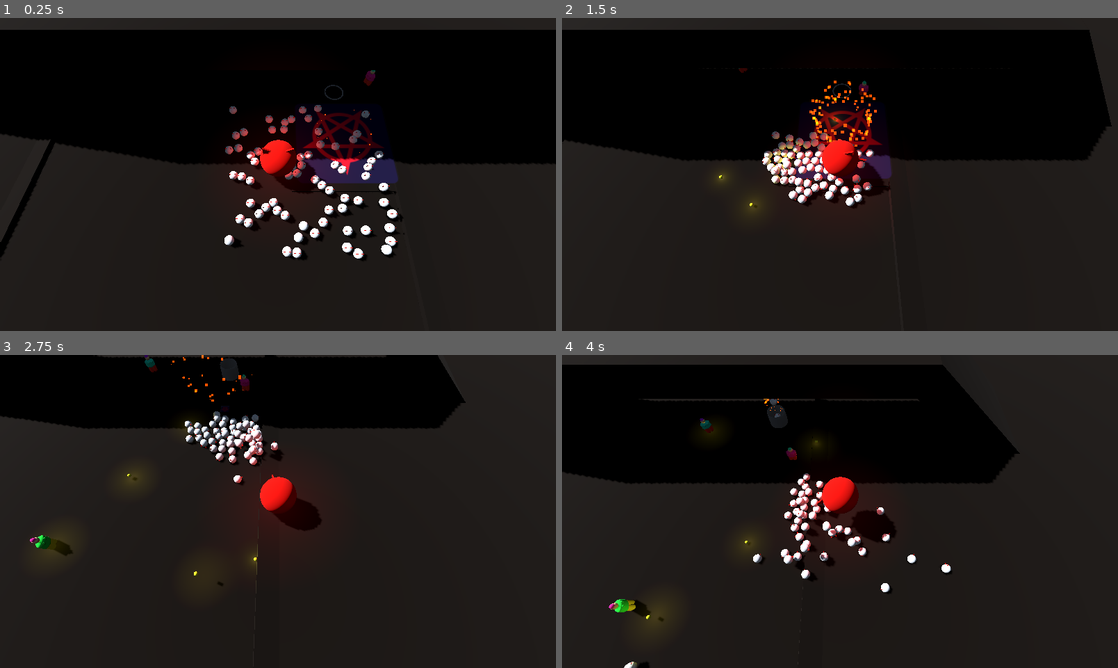
Above: before the commit, frames 1-4 (two rows, left to right).
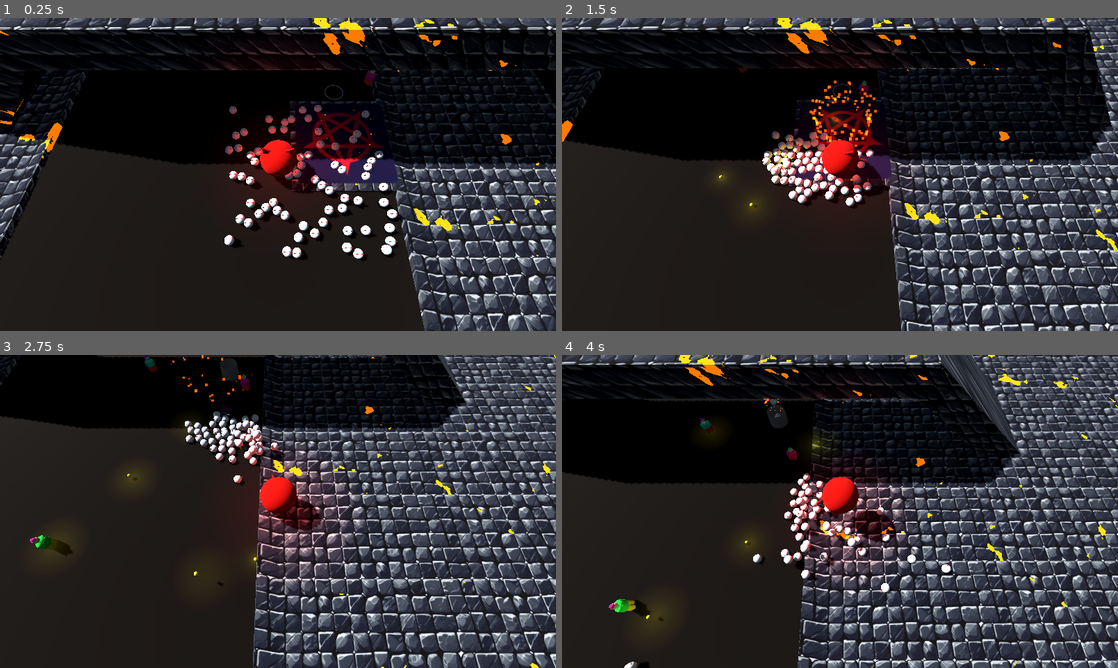
Above: after the commit, the same moments.

Repository: vorezprut/SummoningBalls
Game: Godot game, scene res://main.tscn
Same seed, same stepped clock (60 frames per second), same inputs: the game is played once before the commit and once after it.
Inputs (mouse positions are in pixels of both pictures, inside the frame that each line leads up to):
- Up to frame 1 (0.25 s): no input
- Up to frame 2 (1.5 s): move the mouse to (962, 158) at 0.52 s; press the mouse at (962, 158) at 0.53 s; hold D (right) 0.53-1.28 s; move the mouse to (728, 190) at 1.27 s; release the mouse at (728, 190) at 1.28 s; hold S (down) from 1.28 s (still down); click (728, 190) at 1.35 s
- Up to frame 3 (2.75 s): move the mouse to (333, 442) at 2.02 s; release S (down) at 2.03 s; press the mouse at (333, 442) at 2.03 s; hold D (right) from 2.03 s (still down)
- Up to frame 4 (4 s): move the mouse to (812, 574) at 2.77 s; release D (right) at 2.78 s; release the mouse at (812, 574) at 2.78 s; hold W (up) 2.78-3.53 s; click (812, 574) at 2.85 s; move the mouse to (1006, 558) at 3.52 s; press the mouse at (1006, 558) at 3.53 s; hold A (left) from 3.53 s (still down)

The runs differ from the first frame. In frame 1, 21% of the frame differs, in the area x 0-100%, y 0-100%; in frame 2, 26%; in frame 3, 38%; in frame 4, 38%.

Commit message:
wer

Diff:
--- /dev/null
+++ b/block.tres
@@ -0,0 +1,211 @@
+[gd_resource type="VisualShader" load_steps=21 format=3 uid="uid://cye00hkrlngdm"]
+
+[ext_resource type="Texture2D" uid="uid://bm7l6knp375k1" path="res://brick texture 3.png" id="1_qn6dp"]
+
+[sub_resource type="VisualShaderNodeTexture" id="VisualShaderNodeTexture_vxvve"]
+texture = ExtResource("1_qn6dp")
+
+[sub_resource type="VisualShaderNodeVectorDecompose" id="VisualShaderNodeVectorDecompose_mb08j"]
+
+[sub_resource type="VisualShaderNodeVectorCompose" id="VisualShaderNodeVectorCompose_h5o61"]
+op_type = 0
+
+[sub_resource type="VisualShaderNodeVectorOp" id="VisualShaderNodeVectorOp_n2k3y"]
+default_input_values = [0, Vector3(0, 0, 0), 1, Vector3(20, 20, 20)]
+operator = 3
+
+[sub_resource type="VisualShaderNodeFloatOp" id="VisualShaderNodeFloatOp_534ow"]
+
+[sub_resource type="VisualShaderNodeFloatOp" id="VisualShaderNodeFloatOp_hii43"]
+
+[sub_resource type="VisualShaderNodeVectorOp" id="VisualShaderNodeVectorOp_p762n"]
+default_input_values = [0, Vector2(0, 0), 1, Vector2(0.1, 0.1)]
+op_type = 0
+operator = 2
+
+[sub_resource type="VisualShaderNodeStep" id="VisualShaderNodeStep_s6su0"]
+output_port_for_preview = 0
+default_input_values = [0, 0.75, 1, Quaternion(0, 0, 0, 0)]
+op_type = 6
+
+[sub_resource type="VisualShaderNodeVectorOp" id="VisualShaderNodeVectorOp_l73my"]
+default_input_values = [0, Quaternion(0, 0, 0, 0), 1, Quaternion(0, 0, 0, 0)]
+op_type = 2
+operator = 2
+
+[sub_resource type="VisualShaderNodeVectorOp" id="VisualShaderNodeVectorOp_kpbad"]
+default_input_values = [0, Vector2(0, 0), 1, Vector2(1, 2)]
+op_type = 0
+operator = 2
+
+[sub_resource type="FastNoiseLite" id="FastNoiseLite_hthpl"]
+noise_type = 2
+seed = 55
+frequency = 0.0359
+
+[sub_resource type="NoiseTexture2D" id="NoiseTexture2D_rv6gb"]
+width = 1024
+height = 1024
+seamless = true
+noise = SubResource("FastNoiseLite_hthpl")
+
+[sub_resource type="VisualShaderNodeTexture" id="VisualShaderNodeTexture_0srpy"]
+texture = SubResource("NoiseTexture2D_rv6gb")
+
+[sub_resource type="VisualShaderNodeExpression" id="VisualShaderNodeExpression_fpera"]
+size = Vector2(500, 360)
+expression = "if (i.r == 1.0) o = c * i;
+else o = brick;"
+
+[sub_resource type="VisualShaderNodeColorConstant" id="VisualShaderNodeColorConstant_m07xm"]
+constant = Color(0.977727, 0.471309, 1.92523e-07, 1)
+
+[sub_resource type="VisualShaderNodeColorConstant" id="VisualShaderNodeColorConstant_gn3sa"]
+constant = Color(0.0666667, 0.0431373, 0.0431373, 1)
+
+[sub_resource type="VisualShaderNodeInput" id="VisualShaderNodeInput_4d0ir"]
+input_name = "vertex"
+
+[sub_resource type="VisualShaderNodeInput" id="VisualShaderNodeInput_hvvv2"]
+input_name = "inv_view_matrix"
+
+[sub_resource type="VisualShaderNodeTransformVecMult" id="VisualShaderNodeTransformVecMult_nk27c"]
+
+[resource]
+code = "shader_type spatial;
+render_mode blend_mix, depth_draw_opaque, cull_back, diffuse_lambert, specular_schlick_ggx;
+
+uniform sampler2D tex_frg_2;
+uniform sampler2D tex_frg_10;
+
+
+
+void fragment() {
+// Input:7
+	mat4 n_out7p0 = INV_VIEW_MATRIX;
+
+
+// Input:6
+	vec3 n_out6p0 = VERTEX;
+
+
+// TransformVectorMult:9
+	vec3 n_out9p0 = (n_out7p0 * vec4(n_out6p0, 1.0)).xyz;
+
+
+// VectorOp:13
+	vec3 n_in13p1 = vec3(20.00000, 20.00000, 20.00000);
+	vec3 n_out13p0 = n_out9p0 / n_in13p1;
+
+
+// VectorDecompose:11
+	float n_out11p0 = n_out13p0.x;
+	float n_out11p1 = n_out13p0.y;
+	float n_out11p2 = n_out13p0.z;
+
+
+// FloatOp:15
+	float n_out15p0 = n_out11p0 + n_out11p1;
+
+
+// FloatOp:14
+	float n_out14p0 = n_out11p1 + n_out11p2;
+
+
+// VectorCompose:12
+	vec2 n_out12p0 = vec2(n_out15p0, n_out14p0);
+
+
+// VectorOp:16
+	vec2 n_in16p1 = vec2(0.10000, 0.10000);
+	vec2 n_out16p0 = n_out12p0 * n_in16p1;
+
+
+// Texture2D:2
+	vec4 n_out2p0 = texture(tex_frg_2, n_out16p0);
+
+
+// Step:17
+	float n_in17p0 = 0.75000;
+	vec4 n_out17p0 = step(n_in17p0, n_out2p0);
+
+
+// ColorConstant:4
+	vec4 n_out4p0 = vec4(0.977727, 0.471309, 0.000000, 1.000000);
+
+
+// ColorConstant:5
+	vec4 n_out5p0 = vec4(0.066667, 0.043137, 0.043137, 1.000000);
+
+
+// VectorOp:19
+	vec2 n_in19p1 = vec2(1.00000, 2.00000);
+	vec2 n_out19p0 = n_out12p0 * n_in19p1;
+
+
+// Texture2D:10
+	vec4 n_out10p0 = texture(tex_frg_10, n_out19p0);
+
+
+	vec4 n_out3p0;
+// Expression:3
+	n_out3p0 = vec4(0.0, 0.0, 0.0, 0.0);
+	{
+		if (n_out17p0.r == 1.0) n_out3p0 = n_out4p0 * n_out17p0;
+		else n_out3p0 = n_out10p0;
+	}
+
+
+// VectorOp:18
+	vec4 n_out18p0 = n_out17p0 * n_out4p0;
+
+
+// Output:0
+	ALBEDO = vec3(n_out3p0.xyz);
+	EMISSION = vec3(n_out18p0.xyz);
+
+
+}
+"
+graph_offset = Vector2(-257.733, -195.771)
+nodes/fragment/0/position = Vector2(1280, 160)
+nodes/fragment/2/node = SubResource("VisualShaderNodeTexture_0srpy")
+nodes/fragment/2/position = Vector2(80, 360)
+nodes/fragment/3/node = SubResource("VisualShaderNodeExpression_fpera")
+nodes/fragment/3/position = Vector2(660, 520)
+nodes/fragment/3/size = Vector2(500, 360)
+nodes/fragment/3/input_ports = "0,5,i;1,5,c;2,5,c2;3,5,brick;"
+nodes/fragment/3/output_ports = "0,5,o;"
+nodes/fragment/3/expression = "if (i.r == 1.0) o = c * i;
+else o = brick;"
+nodes/fragment/4/node = SubResource("VisualShaderNodeColorConstant_m07xm")
+nodes/fragment/4/position = Vector2(140, 700)
+nodes/fragment/5/node = SubResource("VisualShaderNodeColorConstant_gn3sa")
+nodes/fragment/5/position = Vector2(140, 800)
+nodes/fragment/6/node = SubResource("VisualShaderNodeInput_4d0ir")
+nodes/fragment/6/position = Vector2(-660, 500)
+nodes/fragment/7/node = SubResource("VisualShaderNodeInput_hvvv2")
+nodes/fragment/7/position = Vector2(-640, 160)
+nodes/fragment/9/node = SubResource("VisualShaderNodeTransformVecMult_nk27c")
+nodes/fragment/9/position = Vector2(-420, 300)
+nodes/fragment/10/node = SubResource("VisualShaderNodeTexture_vxvve")
+nodes/fragment/10/position = Vector2(880, -80)
+nodes/fragment/11/node = SubResource("VisualShaderNodeVectorDecompose_mb08j")
+nodes/fragment/11/position = Vector2(0, 0)
+nodes/fragment/12/node = SubResource("VisualShaderNodeVectorCompose_h5o61")
+nodes/fragment/12/position = Vector2(360, -60)
+nodes/fragment/13/node = SubResource("VisualShaderNodeVectorOp_n2k3y")
+nodes/fragment/13/position = Vector2(-200, -40)
+nodes/fragment/14/node = SubResource("VisualShaderNodeFloatOp_534ow")
+nodes/fragment/14/position = Vector2(180, 140)
+nodes/fragment/15/node = SubResource("VisualShaderNodeFloatOp_hii43")
+nodes/fragment/15/position = Vector2(180, -60)
+nodes/fragment/16/node = SubResource("VisualShaderNodeVectorOp_p762n")
+nodes/fragment/16/position = Vector2(-179.386, 503.138)
+nodes/fragment/17/node = SubResource("VisualShaderNodeStep_s6su0")
+nodes/fragment/17/position = Vector2(380, 320)
+nodes/fragment/18/node = SubResource("VisualShaderNodeVectorOp_l73my")
+nodes/fragment/18/position = Vector2(940, 220)
+nodes/fragment/19/node = SubResource("VisualShaderNodeVectorOp_kpbad")
+nodes/fragment/19/position = Vector2(660, -100)
+nodes/fragment/connections = PackedInt32Array(4, 0, 3, 1, 5, 0, 3, 2, 7, 0, 9, 0, 6, 0, 9, 1, 9, 0, 13, 0, 13, 0, 11, 0, 11, 1, 14, 0, 11, 2, 14, 1, 11, 0, 15, 0, 11, 1, 15, 1, 10, 0, 3, 3, 3, 0, 0, 0, 12, 0, 16, 0, 2, 0, 17, 1, 17, 0, 3, 0, 17, 0, 18, 0, 18, 0, 0, 5, 16, 0, 2, 0, 4, 0, 18, 1, 15, 0, 12, 0, 14, 0, 12, 1, 12, 0, 19, 0, 19, 0, 10, 0)
--- a/block.tscn
+++ b/block.tscn
@@ -1,11 +1,14 @@
-[gd_scene load_steps=4 format=3 uid="uid://dxcvdknkt2noy"]
+[gd_scene load_steps=5 format=3 uid="uid://dxcvdknkt2noy"]
 
-[sub_resource type="StandardMaterial3D" id="StandardMaterial3D_olwi7"]
-albedo_color = Color(0.0823529, 0.0431373, 0, 1)
+[ext_resource type="Shader" uid="uid://cye00hkrlngdm" path="res://block.tres" id="1_bd7p3"]
+
+[sub_resource type="ShaderMaterial" id="ShaderMaterial_qu5h5"]
+render_priority = 0
+shader = ExtResource("1_bd7p3")
 
 [sub_resource type="BoxMesh" id="BoxMesh_f6p37"]
 lightmap_size_hint = Vector2i(14, 21)
-material = SubResource("StandardMaterial3D_olwi7")
+material = SubResource("ShaderMaterial_qu5h5")
 
 [sub_resource type="BoxShape3D" id="BoxShape3D_gvvvn"]
 
Binary file added: brick texture 1.png
Not shown, added: brick texture 1.png.import
Binary file added: brick texture 3.png
Not shown, added: brick texture 3.png.import
